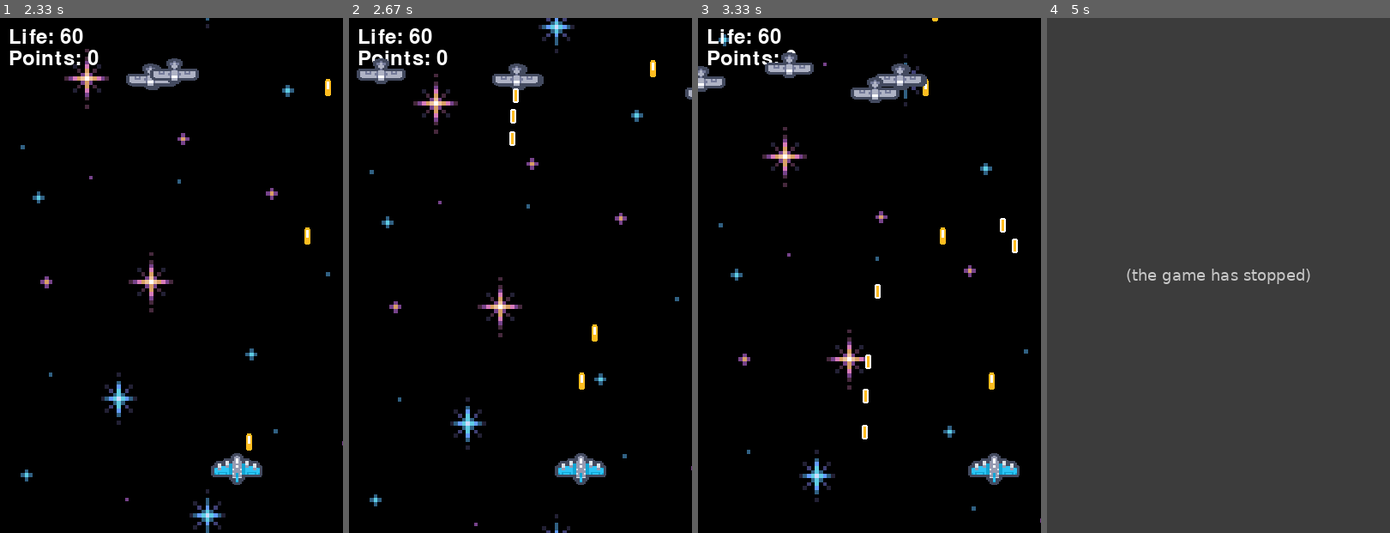
Above: before the commit, frames 1-4 (left to right).
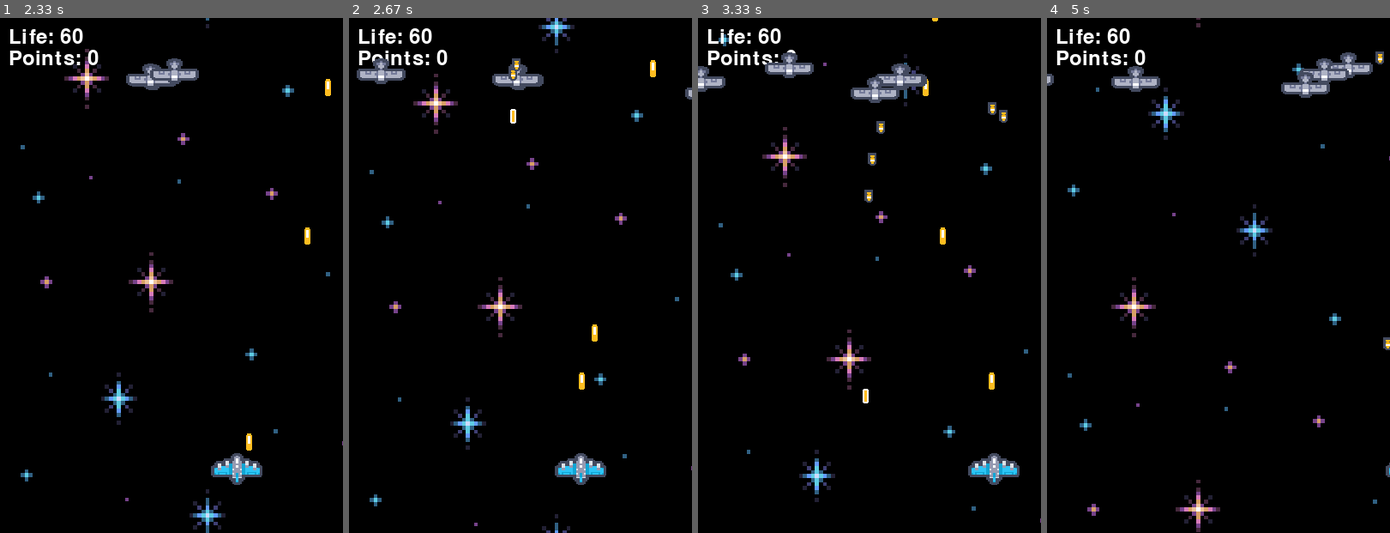
Above: after the commit, the same moments.

Repository: Luisero/air_plane_pygame_example
Game: pygame game, started from main.py
Same seed, same stepped clock (60 frames per second), same inputs: the game is played once before the commit and once after it.
Inputs:
- Up to frame 1 (2.33 s): hold D 0.33-0.8 s; hold D 0.83-1.3 s; tap Space at 0.9, 1.2, 1.4, 1.7, 1.97, 2.27 s; hold A 1.33-1.87 s; hold A 1.9-2.3 s
- Up to frame 2 (2.67 s): hold D from 2.33 s (still down); tap Space at 2.4 s
- Up to frame 3 (3.33 s): tap Space at 2.7, 3.07 s; release D at 2.97 s; hold A from 3 s (still down)
- Up to frame 4 (5 s): tap Space at 3.37, 3.57, 3.87, 4.07, 4.37, 4.57, 4.87 s; release A at 3.47 s; hold D 3.5-3.97 s; hold D 4-4.47 s; hold A from 4.5 s (still down)

Frame 1 is identical in both runs. In frame 2, 0.2% of the frame differs, in the area x 46-50%, y 7-25%; in frame 3, 0.5%; in frame 4, 100%, in the area x 0-100%, y 0-100%.
Before the commit the program exited at 4.98 s; later frames show no game.

Commit message:
FEAT: bomb implemented

Diff:
--- a/Entities/Bullet.py
+++ b/Entities/Bullet.py
@@ -5,16 +5,23 @@
 class Bullet:
     damage = 100
 
-    def __init__(self, player_position_x, player_position_y, acceleration_y, velocity_y, velocity_x, sprite_path, sound_path=None) -> None:
+    def __init__(self, player_position_x, player_position_y, acceleration_y, velocity_y, velocity_x, sprite_path, sound_path=None, is_bomb=False) -> None:
 
         self.size = (20, 20)
         self.position_x = player_position_x
         self.position_y = player_position_y
         self.velocity_y = velocity_y
-        self.velocity_x = velocity_x*.1
         self.acceleration_y = acceleration_y
         self.sprite_path = sprite_path
-        self.sound_path = 'Assets/Sound/shoot.wav'
+        self.is_bomb = is_bomb
+        if self.is_bomb:
+            self.velocity_x = velocity_x *.2
+        else:
+            self.velocity_x = velocity_x *.1
+        if self.is_bomb:
+            self.sound_path = 'Assets/Sound/bomb1.mp3'
+        else:
+            self.sound_path = 'Assets/Sound/shoot.wav'
         if type(sound_path) == None:
             self.sound_path = sound_path
         self.fire_sound(self.sound_path)
@@ -27,6 +34,8 @@
     def draw(self, game):
         image= pg.image.load(self.sprite_path).convert_alpha()
         image = pg.transform.scale(image, self.size)
+        if self.is_bomb:
+            image = pg.transform.flip(image, False, True)
         self.mask_collider = pg.mask.from_surface(image)
         self.image = game.screen.blit(image, (self.position_x, self.position_y))
         #pg.draw.rect(game.screen,'red', (self.position_x, self.position_y, self.size[0], self.size[1]) )
--- a/Entities/Enemies/Enemy.py
+++ b/Entities/Enemies/Enemy.py
@@ -74,8 +74,18 @@
         if not self.context.player.position_dic['x'] - interval <= self.position_dic['x'] <= self.context.player.position_dic['x'] + interval:
             self.can_fire = True
     def shoot(self):
+        is_bomb = [True, False]
+        is_bomb = random.choice(is_bomb)
+        acceleration_y = .1
+        velocity_y = 5
+        sprite_path = 'Assets/bullet2.png'
+        if is_bomb:
+            acceleration_y = .1
+            velocity_y = 0
+            sprite_path = 'Assets/bomb1.png'
+
         self.bullets.append(Bullet(self.position_dic['x'] + self.enemy_size[1] / 2,\
-                                   self.position_dic['y'], .1, 5, self.velocity['x'],'Assets/bullet2.png'))
+                                   self.position_dic['y'], acceleration_y, velocity_y, self.velocity['x'],sprite_path, is_bomb=is_bomb))
 
     def update(self):
         self.velocity['x'] += self.acceleration['x']
Binary file added: Assets/bomb1.png
Not shown, added: Assets/Sound/bomb1.mp3
